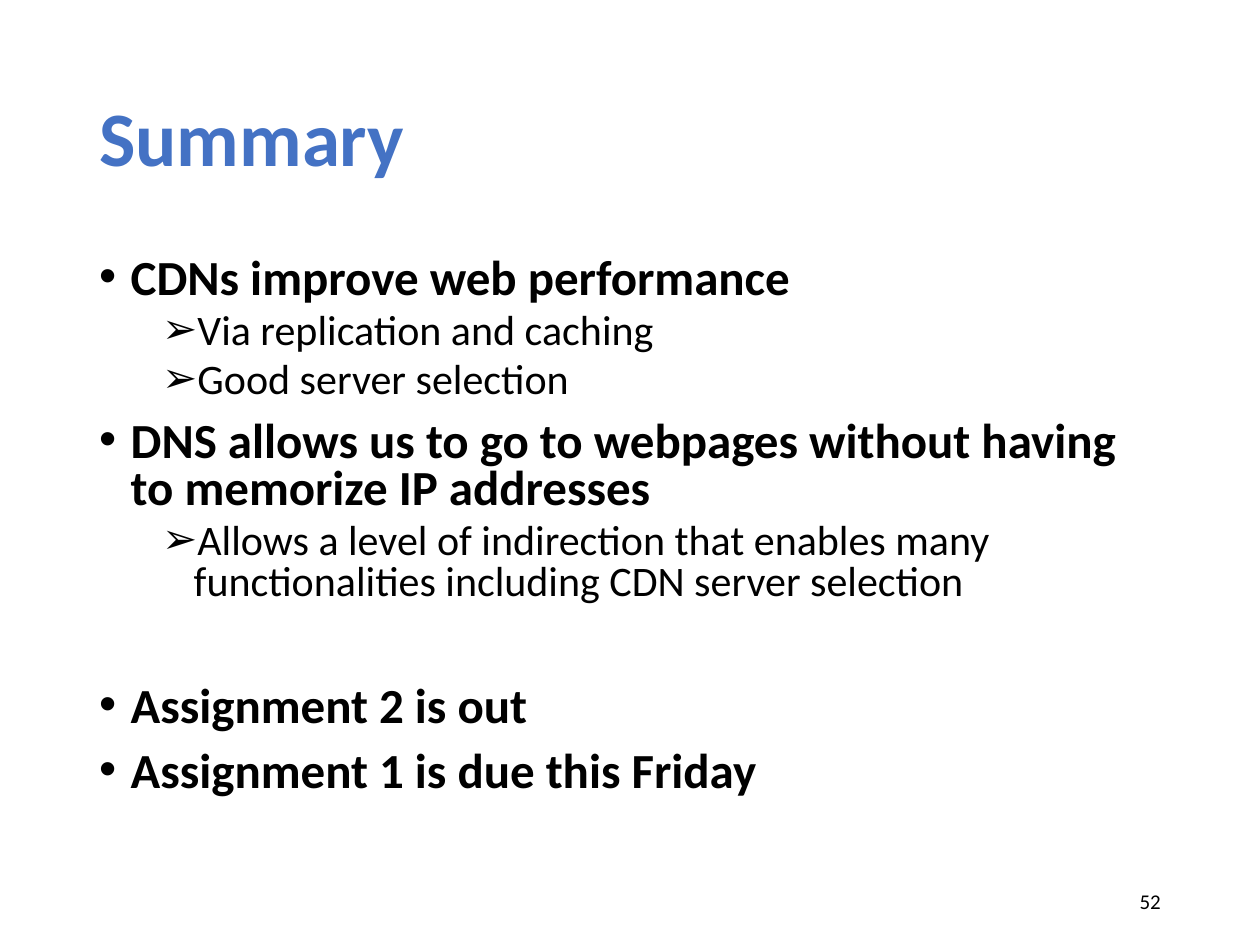
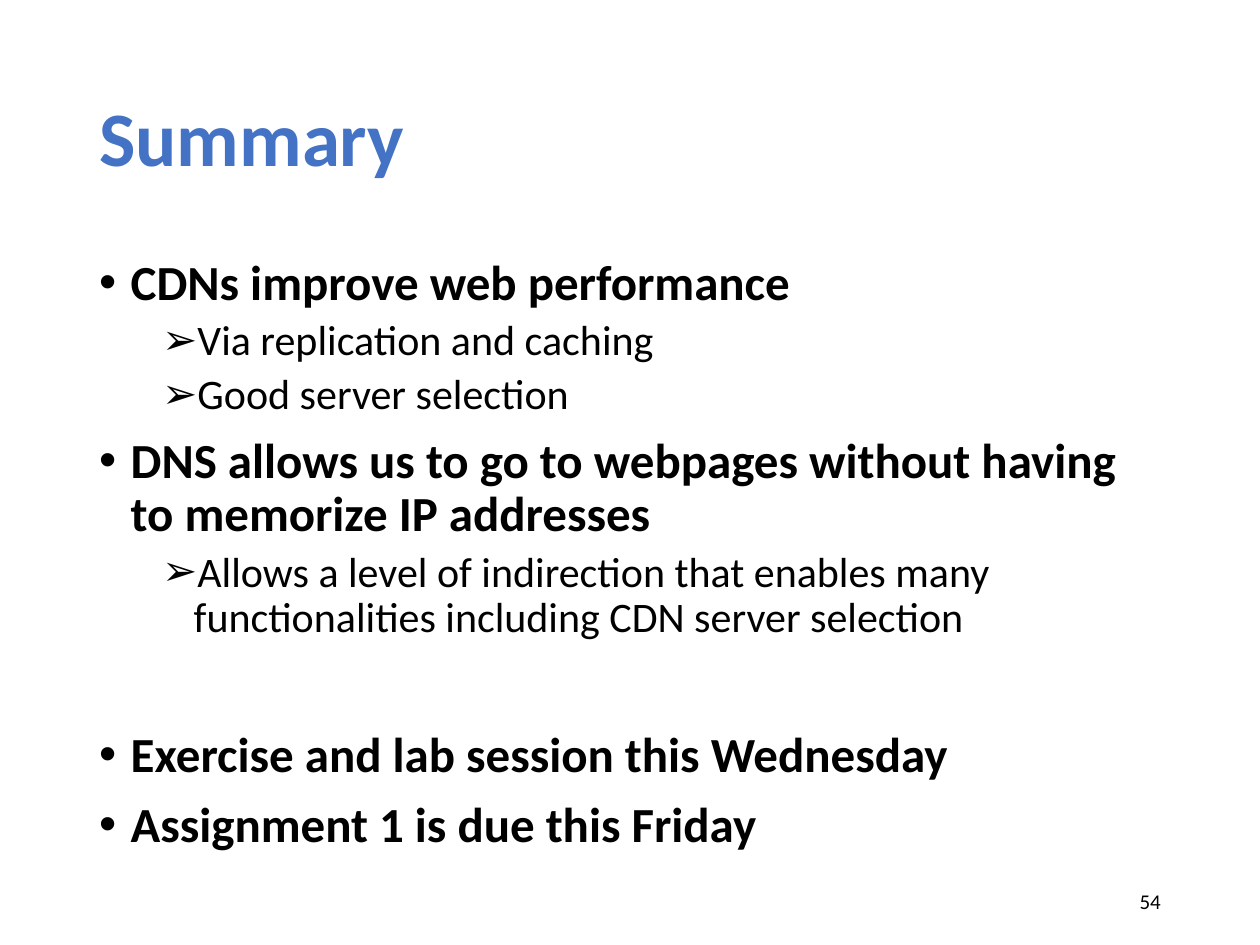
Before and after one commit to xinjin/course-net, a slide deck: slide 54 of slides/lec05_cdn.pptx (slide 52 before the commit). Drawn at 1260x945 pixels with LibreOffice and Linux fonts; fonts in the diff are those of the drawing. Boxes give left, top, right and bottom in pixels: in the first picture for what was removed or moved away, otherwise in the second. Text is boxed around its words. In the diff, an @@ line names an element or a change of style, - is before the commit and + after.

```diff
--- a/slides/lec05_cdn.pptx
+++ b/slides/lec05_cdn.pptx
@@ text at (x1=131, y1=265, x2=1115, y2=851): line spacing 0.8 to 0.9 @@
@@ text at (x1=131, y1=737, x2=948, y2=780): text changed @@
-• Assignment 2 is out
+• Exercise and lab session this Wednesday
@@ page number at (x1=1140, y1=895, x2=1161, y2=909): text changed @@
-52
+54
```
Also in this commit, not shown: 6 other slides changed, 2 slides added, 3 other files.
